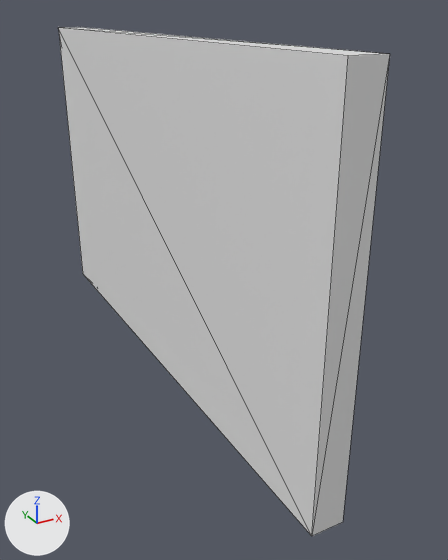
Two versions of the glTF model assets/parts/stock/brute_500/brute_500_door_left.glb, one commit apart.
The view is the same before and after, from a 50 mm lens placed at (-0.537, -0.567, 0.398), pointed at (0.035, 0.472, -0.121). The axes (+X, +Y, +Z) are drawn at lower left. The lights are the same throughout. The picture after the commit comes second. Mesh edges are drawn as thin lines. Materials are left out; every surface is plain grey. Vertices at exactly the same position are counted once.

Names of what the first picture shows: 'brute_500_door_left'.
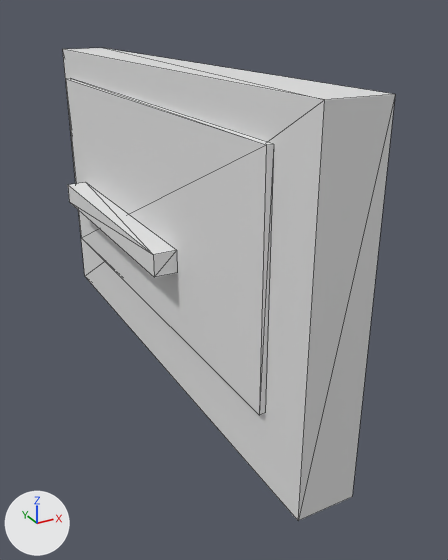
The change, as a list of edits to the scene's bpy script:
```text
Change me_panel_door_left:
    used by ob_brute_500_door_left; location = (0.0, 0.0, 0.0)
    remove me_panel_door_left.from_pydata(...)  # 8 vertices, 12 faces; spans x -0.07..-0.01, y 0.0..1.18, z -0.35..0.35
    add me_panel_door_left.from_pydata(...)  # 32 vertices, 48 faces; spans x -0.155..0.017, y 0.0..1.056, z -0.305..0.305
    me_panel_door_left part 1: the whole mesh is rebuilt
```

Where the change shows, as pixel boxes (x1, y1, x2, y2) in the pictures (448 x 560 px):
'brute_500_door_left', reshaped (7% shorter)
    before: (59, 27, 390, 536)
    after: (63, 48, 395, 521)
